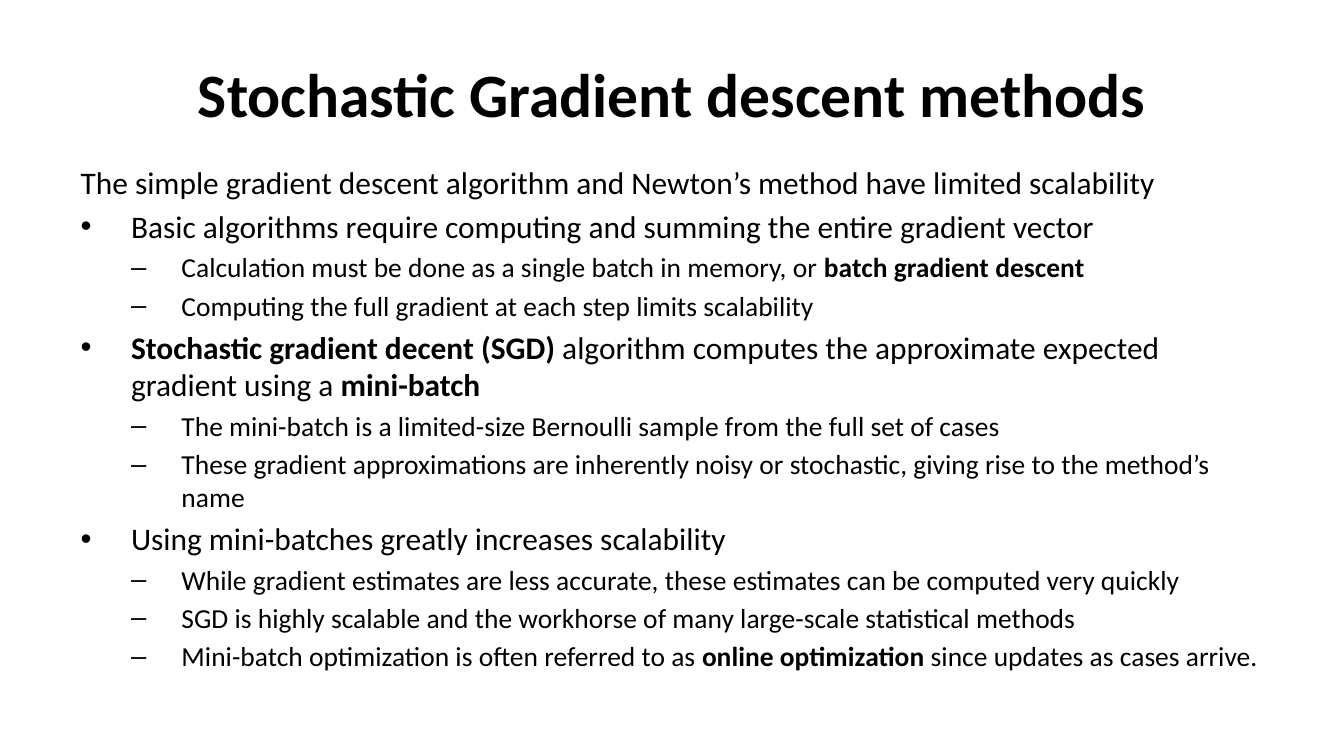
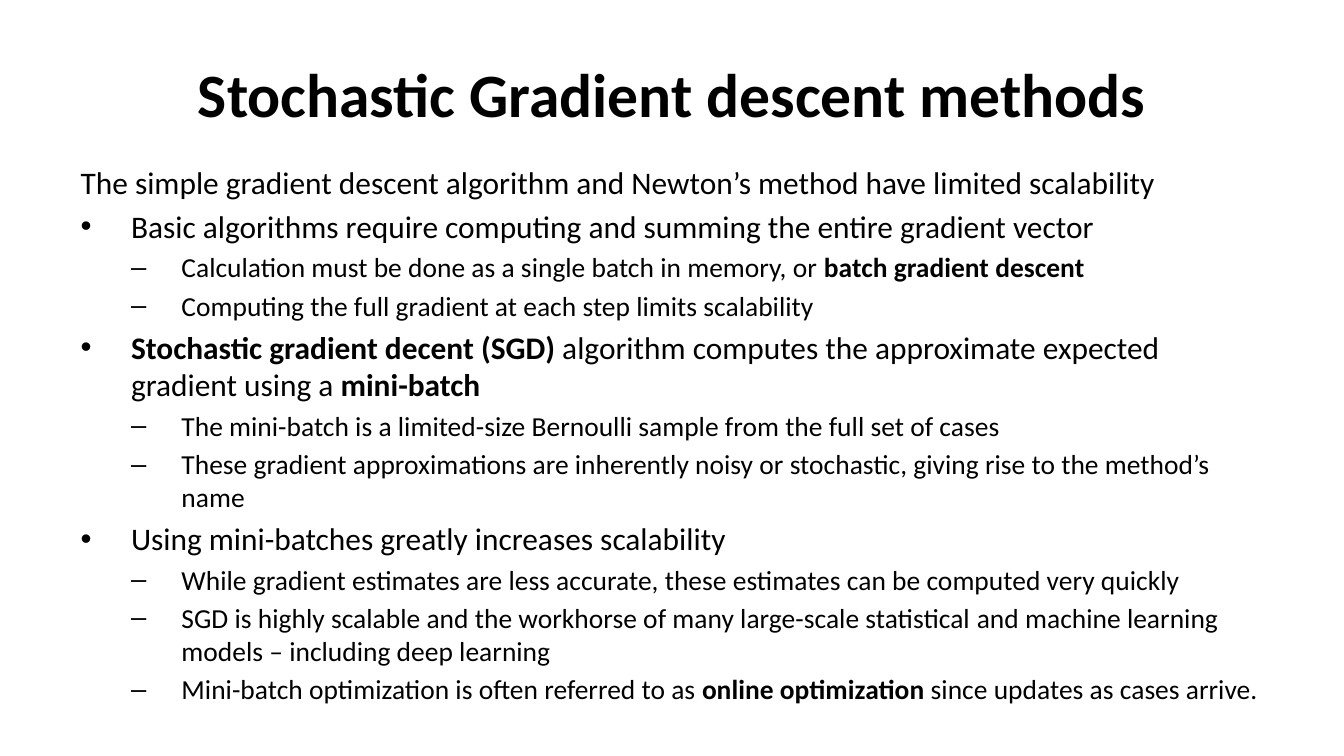
Before and after one commit to StephenElston/CSCI-E-83, a slide deck: slide 30 of LectureSlides/05_ParameterEstimationAndLikelihood.pptx. Drawn at 1344x756 pixels with LibreOffice and Linux fonts; fonts in the diff are those of the drawing. Boxes give left, top, right and bottom in pixels: in the first picture for what was removed or moved away, otherwise in the second. Text is boxed around its words. In the diff, an @@ line names an element or a change of style, - is before the commit and + after.

Commit message:
Corrected typos from section meeting

```diff
--- a/LectureSlides/05_ParameterEstimationAndLikelihood.pptx
+++ b/LectureSlides/05_ParameterEstimationAndLikelihood.pptx
@@ text at [181,609,1218,666]: text changed @@
-  – SGD is highly scalable and the workhorse of many large-scale statistical methods
+  – SGD is highly scalable and the workhorse of many large-scale statistical and machine learning models – including deep learning
```
Also in this commit, not shown: 5 other slides changed.
